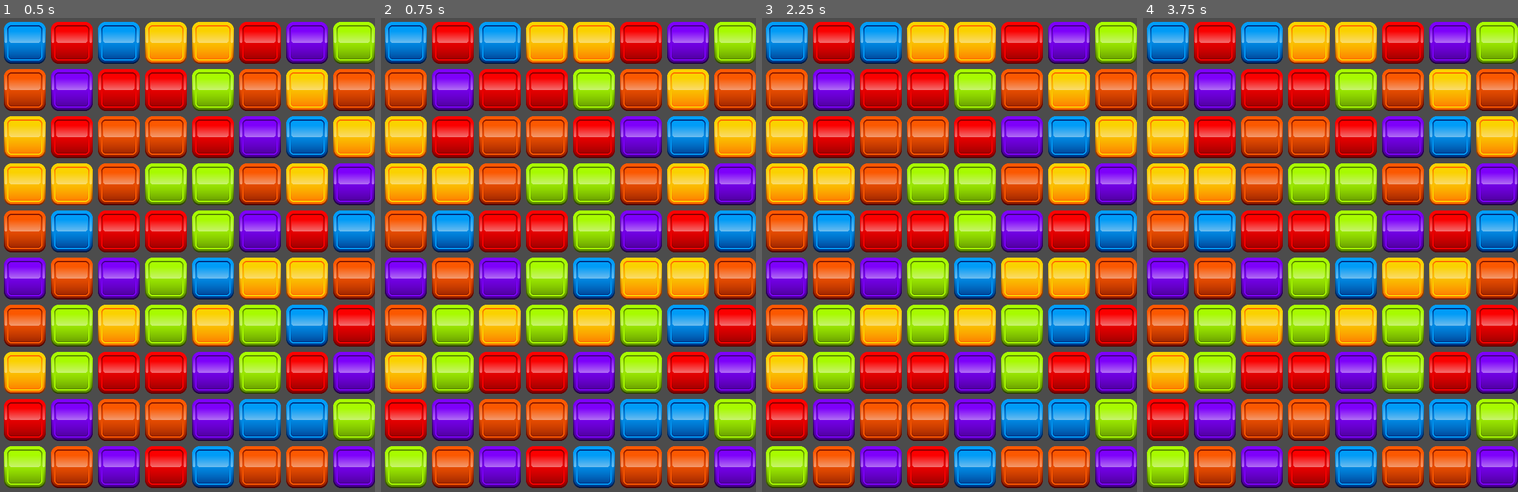
Above: before the commit, frames 1-4 (left to right).
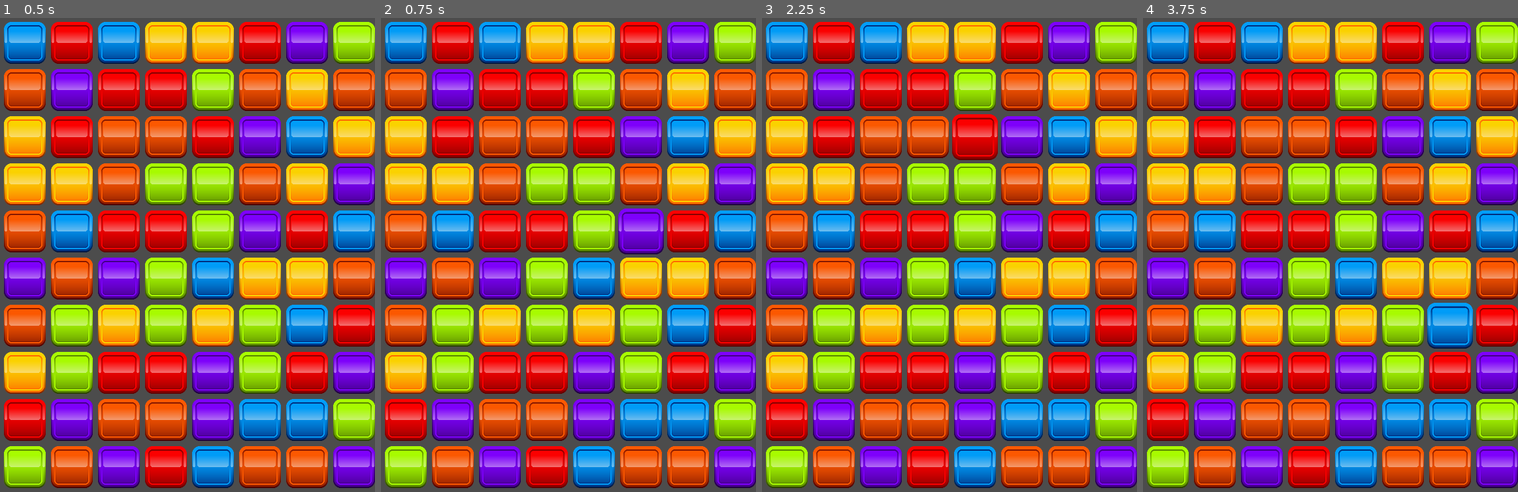
Above: after the commit, the same moments.

Repository: jacob-hart/match-three
Game: Godot game, scene res://scenes/game_window.tscn
The game is run twice, just before and just after one commit, with the same random seed, the same clock (stepped at 60 frames per second) and the same inputs.
Inputs (mouse positions are in pixels of both pictures, inside the frame that each line leads up to):
- Up to frame 1 (0.5 s): no input
- Up to frame 2 (0.75 s): tap Enter at 0.5 s; move the mouse to (647, 212) at 0.52 s; click (647, 212) at 0.6 s
- Up to frame 3 (2.25 s): tap Space at 1.25 s; move the mouse to (863, 264) at 1.27 s; click (863, 264) at 1.35 s; tap Enter at 2 s; move the mouse to (979, 122) at 2.02 s; click (979, 122) at 2.1 s
- Up to frame 4 (3.75 s): tap Space at 2.75 s; move the mouse to (1304, 345) at 2.77 s; click (1304, 345) at 2.85 s; tap Enter at 3.5 s; move the mouse to (1439, 316) at 3.52 s; click (1439, 316) at 3.6 s

Frame 1 is identical in both runs. In frame 2, 0.5% of the frame differs, in the area x 63-76%, y 40-50%; in frame 3, 0.5%; in frame 4, 0.5%.

Commit message:
Changed how block selection works to better accomodate mouse users.  Added possibilty of diagonal block swapping.

Diff:
--- a/scripts/block.gd
+++ b/scripts/block.gd
@@ -7,6 +7,7 @@
 
 onready var move_tween = get_node("move_tween")
 var is_matched = false
+var is_selected = false
 
 # Tweens the block to the target pixel position
 func move(position_to_move_to):
@@ -18,3 +19,15 @@
 	is_matched = true
 	self.scale = Vector2(1.1, 1.1)
 	pass
+
+# This is called when the block is selected by the user
+func set_selected():
+	if !is_selected:
+		is_selected = true
+		self.scale = Vector2(1.1, 1.1)
+
+# This should do the opposite of set_selected
+func set_unselected():
+	if is_selected:
+		is_selected = false
+		self.scale = Vector2(1.0, 1.0)
--- a/scripts/grid.gd
+++ b/scripts/grid.gd
@@ -1,7 +1,7 @@
 extends Node2D
 
 # Grid state machine variables
-enum {STATE_WAITING, STATE_READY_TO_MOVE}
+enum {STATE_WAITING_ON_ANIMATION, STATE_WAITING_FOR_FIRST_SELECTION, STATE_WAITING_FOR_SECOND_SELECTION}
 var grid_state
 
 export (int) var width_in_blocks
@@ -29,13 +29,8 @@
 
 # TODO: create object pool for blocks and then make it so each destruction and addition uses the pool
 
-# Locations for on-screen touches/mouse clicks
-var touch_begin = Vector2(0, 0)
-var touch_end = Vector2(0, 0)
-var is_controlling_block = false
-
 func _ready():
-	grid_state = STATE_READY_TO_MOVE
+	grid_state = STATE_WAITING_FOR_FIRST_SELECTION
 	blocks = make_2D_array()
 	populate_grid()
 
@@ -92,26 +87,30 @@
 func is_in_grid(grid_coordinate):
 	return (grid_coordinate.x >= 0 && grid_coordinate.x < height_in_blocks && grid_coordinate.y >= 0 && grid_coordinate.y < width_in_blocks)
 
-# Gets click/touch locations used for block movement
-func get_user_touch_input():
-	if Input.is_action_just_pressed("ui_touch"):
-		if is_in_grid(pixel_to_grid(get_global_mouse_position().x, get_global_mouse_position().y)):
-			touch_begin = pixel_to_grid(get_global_mouse_position().x, get_global_mouse_position().y)
-			is_controlling_block = true
-
+var first_click = Vector2(0, 0)
+var second_click = Vector2(0, 0)
+# Gets click locations and selects blocks based on that input
+func get_user_mouse_input():
 	if Input.is_action_just_released("ui_touch"):
 		if is_in_grid(pixel_to_grid(get_global_mouse_position().x, get_global_mouse_position().y)):
-			touch_end = pixel_to_grid(get_global_mouse_position().x, get_global_mouse_position().y)
-			swap_blocks(touch_begin, touch_end)
-			is_controlling_block = false
-
+			if grid_state == STATE_WAITING_FOR_FIRST_SELECTION:
+				first_click = pixel_to_grid(get_global_mouse_position().x, get_global_mouse_position().y)
+				blocks[first_click.x][first_click.y].set_selected()
+				grid_state = STATE_WAITING_FOR_SECOND_SELECTION
+			elif grid_state == STATE_WAITING_FOR_SECOND_SELECTION:
+				second_click = pixel_to_grid(get_global_mouse_position().x, get_global_mouse_position().y)
+				blocks[first_click.x][first_click.y].set_unselected()
+				swap_blocks(first_click, second_click)
+
+const DISTANCE_SQUARED_ADJACENT = 1
+const DISTANCE_SQUARED_DIAGONAL = 2
 # Swaps on-screen positions and grid positions of two blocks as long as they are adjacent
 func swap_blocks(first_block_grid, second_block_grid):
-	if first_block_grid.distance_to(second_block_grid) <= 1:
+	if first_block_grid.distance_squared_to(second_block_grid) <= DISTANCE_SQUARED_DIAGONAL:
 		var first_block = blocks[first_block_grid.x][first_block_grid.y]
 		var second_block = blocks[second_block_grid.x][second_block_grid.y]
 		if first_block != null && second_block != null:
-			grid_state = STATE_WAITING
+			grid_state = STATE_WAITING_ON_ANIMATION
 			blocks[first_block_grid.x][first_block_grid.y] = second_block
 			blocks[second_block_grid.x][second_block_grid.y] = first_block
 
@@ -119,8 +118,9 @@
 			first_block.move(grid_to_pixel(second_block_grid.x, second_block_grid.y))
 			second_block.move(grid_to_pixel(first_block_grid.x, first_block_grid.y))
 			find_matches()
-
-# TODO: add unswap behavior
+	else:
+		# The swap must not have been possible, so let the user select again
+		grid_state = STATE_WAITING_FOR_FIRST_SELECTION
 
 # Determines if there are any matches in the entire grid, and then removes any found
 func find_matches(): # TODO: simplify this using the match_at function
@@ -146,7 +146,7 @@
 	if any_matches_found:
 		get_node("destroy_timer").start()
 	else:
-		grid_state = STATE_READY_TO_MOVE
+		grid_state = STATE_WAITING_FOR_FIRST_SELECTION
 
 # Destroys all blocks where is_matched is true
 func destroy_matched():
@@ -200,5 +200,5 @@
 	repopulate_grid()
 
 func _process(delta):
-	if grid_state == STATE_READY_TO_MOVE:
-		get_user_touch_input()
+	get_user_mouse_input()
+	#print("Grid state currently is: ", grid_state)
